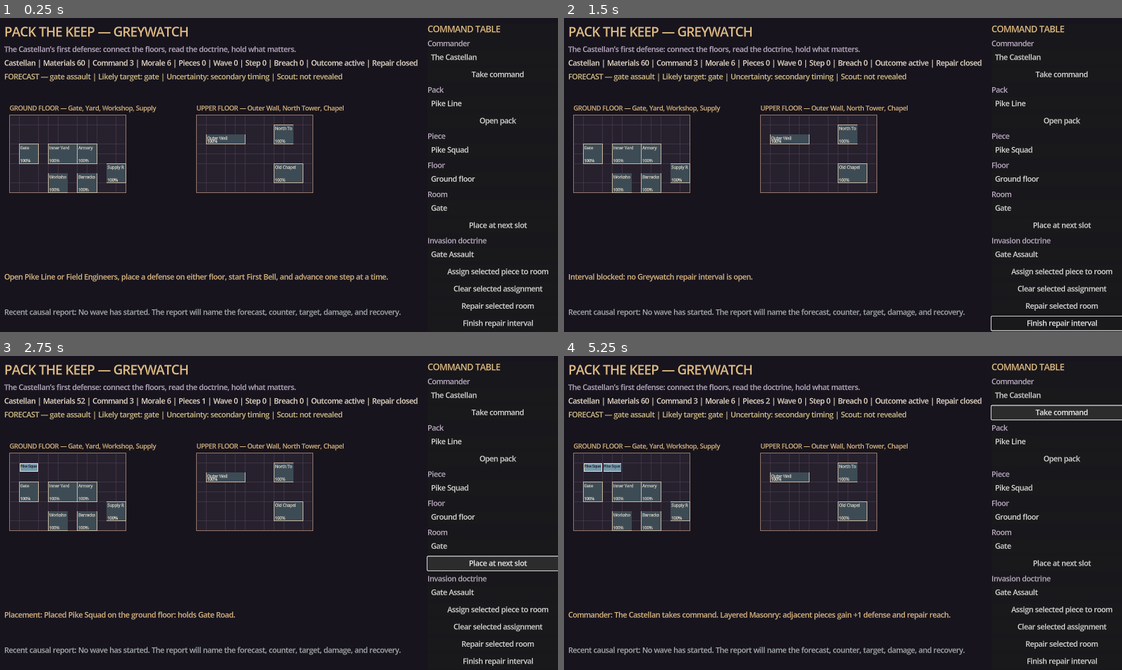
Above: before the commit, frames 1-4 (two rows, left to right).
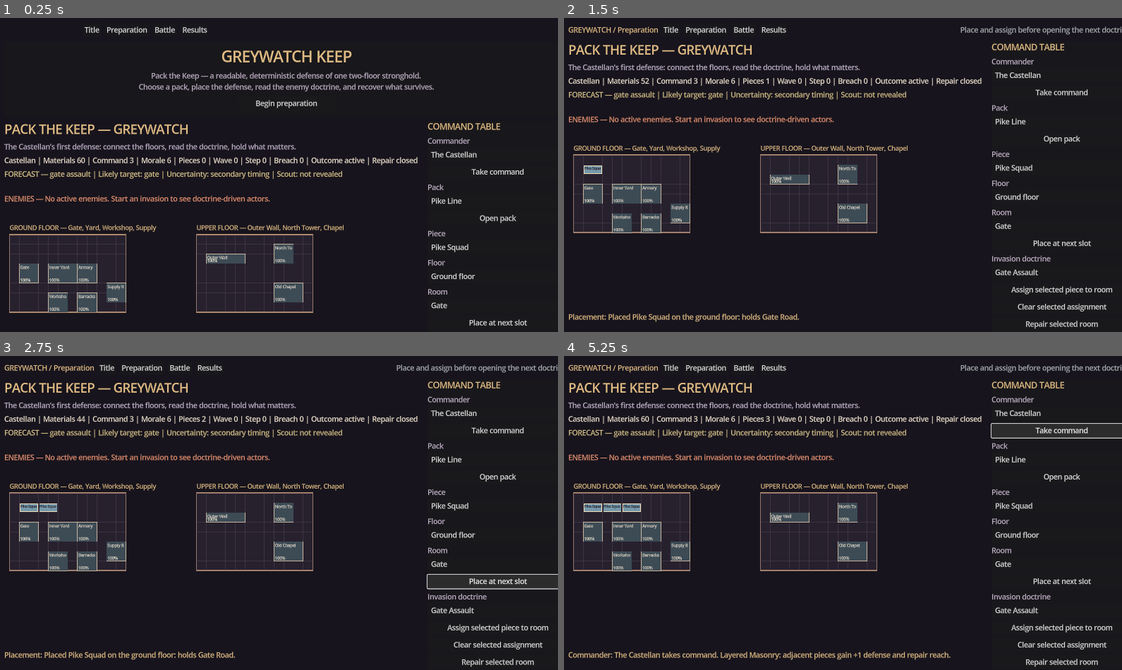
Above: after the commit, the same moments.

Repository: raphaelroshan/pack-the-keep
Game: Godot game, scene res://scenes/Main.tscn
The game is run twice, just before and just after one commit, with the same random seed, the same clock (stepped at 60 frames per second) and the same inputs.
Inputs (mouse positions are in pixels of both pictures, inside the frame that each line leads up to):
- Up to frame 1 (0.25 s): no input
- Up to frame 2 (1.5 s): click (1060, 322) at 0.5 s, where only the run before the commit has a clickable "Finish repair interval"; click (848, 102) at 1.25 s, where only the run after the commit has a clickable "Begin preparation"
- Up to frame 3 (2.75 s): click "Place at next slot" at 2 s
- Up to frame 4 (5.25 s): click "Place at next slot" at 2.75 s; click (670, 368) at 3.5 s, where only the run after the commit has a clickable "Title"; click (837, 440) at 4.25 s, where only the run after the commit has a clickable "Begin preparation"; click "Take command" at 5 s

The runs differ from the first frame. In frame 1, 18% of the frame differs, in the area x 0-99%, y 2-99%; in frame 2, 16%; in frame 3, 17%; in frame 4, 17%.

Commit message:
Add enemy actors and menu flow

Diff:
--- a/content/content_manifest.json
+++ b/content/content_manifest.json
@@ -823,6 +823,17 @@
         "room": "north_tower",
         "effect": "secondary target revealed before contact"
       }
+    ],
+    "menu_states": [
+      "title",
+      "preparation",
+      "battle",
+      "results"
+    ],
+    "enemy_presentation": [
+      "raider_actor",
+      "sapper_actor",
+      "climber_actor"
     ]
   }
 }
--- a/content/gameplay_framework.json
+++ b/content/gameplay_framework.json
@@ -49,6 +49,12 @@
       "repair_to_workshop",
       "fire_to_yard",
       "scout_to_tower"
+    ],
+    "menu_states": [
+      "title",
+      "preparation",
+      "battle",
+      "results"
     ]
   },
   "unit_roles": [
@@ -1042,5 +1048,57 @@
       "effect": "secondary target revealed before contact",
       "action_cost": 1
     }
+  ],
+  "enemy_presentation": {
+    "status": "vertical_slice",
+    "actors": [
+      {
+        "id": "raider",
+        "color_role": "red",
+        "marker": "gate-road circle",
+        "readout": "health, route, target, arrival step"
+      },
+      {
+        "id": "sapper",
+        "color_role": "amber",
+        "marker": "service-lane circle",
+        "readout": "health, route, support-room target"
+      },
+      {
+        "id": "climber",
+        "color_role": "violet",
+        "marker": "upper-wall circle",
+        "readout": "health, bypass route, landing target"
+      }
+    ],
+    "requirements": [
+      "visible route",
+      "visible health",
+      "doctrine label",
+      "causal target report",
+      "defeated state disappears from active map"
+    ]
+  },
+  "menu_states": [
+    {
+      "id": "title",
+      "purpose": "introduce Greywatch and the core promise",
+      "primary_action": "begin preparation"
+    },
+    {
+      "id": "preparation",
+      "purpose": "choose pack, place pieces, assign rooms, and repair",
+      "primary_action": "start invasion"
+    },
+    {
+      "id": "battle",
+      "purpose": "inspect forecast, enemy actors, and step-by-step contact",
+      "primary_action": "advance battle step"
+    },
+    {
+      "id": "results",
+      "purpose": "read outcome and return to recovery or preparation",
+      "primary_action": "finish repair interval"
+    }
   ]
 }
--- a/src/ui/main.gd
+++ b/src/ui/main.gd
@@ -5,6 +5,7 @@
 var keep: PackKeepState
 var status_label: Label
 var forecast_label: Label
+var enemy_label: Label
 var event_label: Label
 var log_label: Label
 var commander_option: OptionButton
@@ -14,6 +15,11 @@
 var doctrine_option: OptionButton
 var room_option: OptionButton
 var keep_canvas: Control
+var gameplay_columns: Control
+var title_card: PanelContainer
+var screen_label: Label
+var screen_hint: Label
+var screen: String = "title"
 
 func _ready() -> void:
 	keep = PackKeepState.new(3307)
@@ -34,9 +40,36 @@
 	margin.add_theme_constant_override("margin_bottom", 20)
 	add_child(margin)
 
+	var shell: VBoxContainer = VBoxContainer.new()
+	shell.add_theme_constant_override("separation", 10)
+	margin.add_child(shell)
+
+	var menu_bar: HBoxContainer = HBoxContainer.new()
+	menu_bar.add_theme_constant_override("separation", 8)
+	screen_label = Label.new()
+	screen_label.custom_minimum_size = Vector2(170, 0)
+	screen_label.add_theme_font_size_override("font_size", 16)
+	screen_label.add_theme_color_override("font_color", Color("#e2bd84"))
+	menu_bar.add_child(screen_label)
+	for menu_item in ["title", "preparation", "battle", "results"]:
+		var menu_button: Button = Button.new()
+		menu_button.text = String(menu_item).capitalize()
+		menu_button.pressed.connect(func() -> void: _set_screen(String(menu_item)))
+		menu_bar.add_child(menu_button)
+	screen_hint = Label.new()
+	screen_hint.size_flags_horizontal = Control.SIZE_EXPAND_FILL
+	screen_hint.horizontal_alignment = HORIZONTAL_ALIGNMENT_RIGHT
+	screen_hint.add_theme_color_override("font_color", Color("#aab1b2"))
+	menu_bar.add_child(screen_hint)
+	shell.add_child(menu_bar)
+
+	title_card = _build_title_card()
+	shell.add_child(title_card)
+
 	var columns: HBoxContainer = HBoxContainer.new()
 	columns.add_theme_constant_override("separation", 22)
-	margin.add_child(columns)
+	gameplay_columns = columns
+	shell.add_child(columns)
 
 	var left: VBoxContainer = VBoxContainer.new()
 	left.custom_minimum_size = Vector2(820, 0)
@@ -64,6 +97,12 @@
 	forecast_label.custom_minimum_size = Vector2(800, 48)
 	forecast_label.add_theme_color_override("font_color", Color("#d8c389"))
 	left.add_child(forecast_label)
+
+	enemy_label = Label.new()
+	enemy_label.autowrap_mode = TextServer.AUTOWRAP_WORD_SMART
+	enemy_label.custom_minimum_size = Vector2(800, 42)
+	enemy_label.add_theme_color_override("font_color", Color("#e89270"))
+	left.add_child(enemy_label)
 
 	keep_canvas = KeepCanvas.new()
 	keep_canvas.custom_minimum_size = Vector2(810, 390)
@@ -192,6 +231,51 @@
 	save_button.pressed.connect(_on_save)
 	controls.add_child(save_button)
 
+func _build_title_card() -> PanelContainer:
+	var card: PanelContainer = PanelContainer.new()
+	card.custom_minimum_size = Vector2(0, 170)
+	var content: VBoxContainer = VBoxContainer.new()
+	content.alignment = BoxContainer.ALIGNMENT_CENTER
+	content.add_theme_constant_override("separation", 8)
+	card.add_child(content)
+	var heading: Label = Label.new()
+	heading.text = "GREYWATCH KEEP"
+	heading.horizontal_alignment = HORIZONTAL_ALIGNMENT_CENTER
+	heading.add_theme_font_size_override("font_size", 34)
+	heading.add_theme_color_override("font_color", Color("#e2bd84"))
+	content.add_child(heading)
+	var copy: Label = Label.new()
+	copy.text = "Pack the Keep — a readable, deterministic defense of one two-floor stronghold.\nChoose a pack, place the defense, read the enemy doctrine, and recover what survives."
+	copy.horizontal_alignment = HORIZONTAL_ALIGNMENT_CENTER
+	copy.add_theme_color_override("font_color", Color("#c0b2c8"))
+	content.add_child(copy)
+	var start_button: Button = Button.new()
+	start_button.text = "Begin preparation"
+	start_button.custom_minimum_size = Vector2(220, 34)
+	start_button.size_flags_horizontal = Control.SIZE_SHRINK_CENTER
+	start_button.pressed.connect(func() -> void: _set_screen("preparation"))
+	content.add_child(start_button)
+	return card
+
+func _set_screen(next_screen: String) -> void:
+	screen = next_screen
+	if gameplay_columns:
+		gameplay_columns.visible = screen != "title"
+	if title_card:
+		title_card.visible = screen == "title"
+	if screen_label:
+		screen_label.text = "GREYWATCH / %s" % screen.capitalize()
+	if screen_hint:
+		if screen == "preparation":
+			screen_hint.text = "Place and assign before opening the next doctrine."
+		elif screen == "battle":
+			screen_hint.text = "Advance one step; inspect enemies before spending Lockdown."
+		elif screen == "results":
+			screen_hint.text = "Read the report, repair what matters, then return to preparation."
+		else:
+			screen_hint.text = "A compact two-floor defense about pressure and recovery."
+	_refresh_ui()
+
 func _labeled_control(label_text: String, control: Control) -> VBoxContainer:
 	var group: VBoxContainer = VBoxContainer.new()
 	var label: Label = Label.new()
@@ -232,7 +316,10 @@
 	_run_result(keep.place_piece(piece_id, _next_slot(piece_id, floor), floor), "Placement")
 
 func _on_start_wave() -> void:
-	_run_result(keep.start_wave(_selected_id(doctrine_option)), "Invasion")
+	var result: Dictionary = keep.start_wave(_selected_id(doctrine_option))
+	_run_result(result, "Invasion")
+	if bool(result.get("ok", false)):
+		_set_screen("battle")
 
 func _selected_piece_instance() -> String:
 	var piece_id: String = _selected_id(piece_option)
@@ -251,14 +338,18 @@
 	_run_result(keep.repair_room(_selected_id(room_option)), "Repair")
 
 func _on_finish_interval() -> void:
-	_run_result(keep.finish_repair_interval(), "Interval")
+	var result: Dictionary = keep.finish_repair_interval()
+	_run_result(result, "Interval")
+	if bool(result.get("ok", false)):
+		_set_screen("preparation")
 
 func _on_advance_wave() -> void:
 	var result: Dictionary = keep.advance_wave(1.0)
 	if not bool(result.get("ok", false)):
 		_set_event("Battle blocked: %s." % String(result.get("reason", "unknown")))
 	elif bool(result.get("resolved", false)):
-		_set_event("Wave resolved: %s. Read the report before rebuilding." % String(result.get("outcome", "unknown")).replace("_", " "))
+			_set_event("Wave resolved: %s. Read the report before rebuilding." % String(result.get("outcome", "unknown")).replace("_", " "))
+			_set_screen("results")
 	else:
 		_set_event("Battle step %d resolved. Pause and inspect the named target before committing Lockdown." % int(result.get("step", 0)))
 	_refresh_ui()
@@ -288,6 +379,15 @@
 	status_label.text = "Castellan | Materials %d | Command %d | Morale %d | Pieces %d | Wave %d | Step %d | Breach %d | O …(233 unchanged characters)…
 	var forecast: Dictionary = keep.forecast()
 	forecast_label.text = "FORECAST — %s | Likely target: %s | Uncertainty: %s | Scout: %s" % [String(forecast.get("doctri …(188 unchanged characters)…
+	var enemy_lines: Array[String] = []
+	for enemy in keep.enemies:
+		var enemy_id: String = String(enemy.get("enemy_id", ""))
+		var enemy_state: String = "defeated" if bool(enemy.get("defeated", false)) else "%d hp" % int(enemy.get("hp", 0))
+		var target: String = String(enemy.get("target", ""))
+		if target.is_empty():
+			target = "approach"
+		enemy_lines.append("%s [%s] — %s — route %s — target %s" % [String(PackKeepState.ENEMIES[enemy_id].get("name", enemy_id)), enemy_id, enemy_state, String(PackKeepState.ENEMIES[enemy_id].get("route", "")), target])
+	enemy_label.text = "ENEMIES — " + (" | ".join(enemy_lines) if not enemy_lines.is_empty() else "No active enemies. Start an invasion to see doctrine-driven actors.")
 	if event_label.text.is_empty():
 		event_label.text = "Open Pike Line or Field Engineers, place a defense on either floor, start First Bell, and advance one step at a time."
 	var recent: Array[String] = []
@@ -355,11 +455,31 @@
 			if float(instance.get("condition", 0.0)) < 1.0 or not assignment.is_empty():
 				draw_string(ThemeDB.fallback_font, piece_rect.position + Vector2(2, piece_rect.size.y - 3), piece_status, HORIZONTAL_ALIGNMENT_LEFT, -1, 8, Color("#201a25"))
 
+	func _draw_enemies() -> void:
+		if keep == null or not keep.wave_active:
+			return
+		for index in range(keep.enemies.size()):
+			var enemy: Dictionary = keep.enemies[index]
+			if bool(enemy.get("defeated", false)):
+				continue
+			var enemy_id: String = String(enemy.get("enemy_id", ""))
+			var enemy_def: Dictionary = PackKeepState.ENEMIES[enemy_id]
+			var enemy_origin: Vector2 = MAP_ORIGIN + Vector2(20 + keep.wave_progress * 220.0, MAP_SIZE.y + 54 + index * 18)
+			if enemy_id == "climber":
+				enemy_origin = MAP_ORIGIN + Vector2(424 + 20 + keep.wave_progress * 220.0, -10 + index * 18)
+			elif enemy_id == "sapper":
+				enemy_origin = MAP_ORIGIN + Vector2(20 + keep.wave_progress * 220.0, MAP_SIZE.y + 54 + index * 18)
+			var enemy_color: Color = Color("#d26155") if enemy_id == "raider" else Color("#d7a35b") if enemy_id == "sapper" else Color("#a77bd1")
+			draw_circle(enemy_origin, 8.0, enemy_color)
+			draw_circle(enemy_origin, 8.0, Color("#f1dfb8"), false, 1.5)
+			draw_string(ThemeDB.fallback_font, enemy_origin + Vector2(12, 4), "%s %dhp" % [String(enemy_def.get("name", enemy_id)), int(enemy.get("hp", 0))], HORIZONTAL_ALIGNMENT_LEFT, -1, 10, Color("#f2e5d1"))
+
 	func _draw() -> void:
 		if keep == null:
 			return
 		_draw_floor("GROUND FLOOR — Gate, Yard, Workshop, Supply", "ground", MAP_ORIGIN)
 		_draw_floor("UPPER FLOOR — Outer Wall, North Tower, Chapel", "upper", MAP_ORIGIN + Vector2(424, 0))
+		_draw_enemies()
 		if keep.wave_active:
 			var progress_width: float = 2.0 * MAP_SIZE.x * keep.wave_progress
 			draw_rect(Rect2(MAP_ORIGIN + Vector2(0, MAP_SIZE.y + 12), Vector2(2.0 * MAP_SIZE.x, 8)), Color("#402630"), true)
Not shown, changed: README.md
Not shown, added: design/enemy_presentation_and_menu_flow.md
